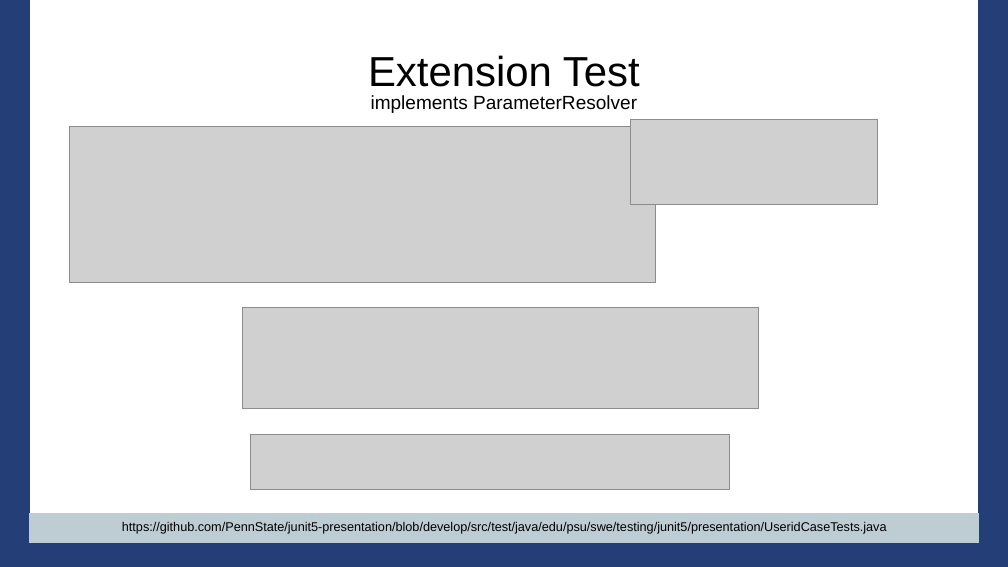
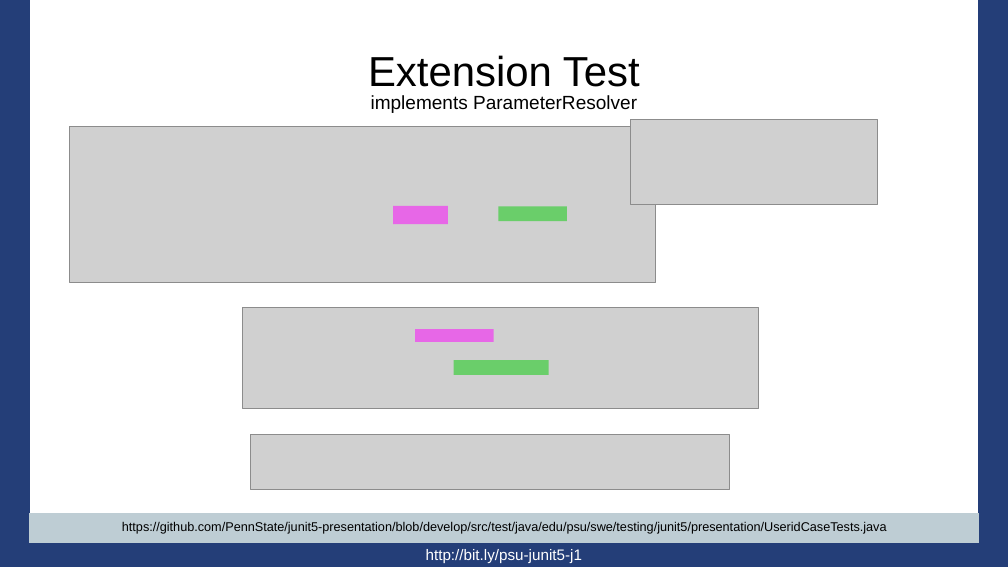
Before and after one commit to PennState/junit5-presentation, a slide deck: slide 54 of src/site/presentation/Junit5_Presentation_JavaOne_2016.odp. Drawn at 1008x567 pixels with LibreOffice and Linux fonts; fonts in the diff are those of the drawing; grey boxes stand for pictures; background and template pictures are left out. Boxes give left, top, right and bottom in pixels: in the first picture for what was removed or moved away, otherwise in the second. Text is boxed around its words. In the diff, an @@ line names an element or a change of style, - is before the commit and + after.

```diff
--- a/src/site/presentation/Junit5_Presentation_JavaOne_2016.odp
+++ b/src/site/presentation/Junit5_Presentation_JavaOne_2016.odp
@@ rectangle added at bbox=[393, 206, 448, 224], fill #FF00FF at 50% opacity @@
@@ rectangle added at bbox=[499, 207, 567, 221], fill #00CC00 at 49% opacity @@
@@ rectangle added at bbox=[415, 329, 494, 342], fill #FF00FF at 50% opacity @@
@@ rectangle added at bbox=[454, 360, 549, 375], fill #00CC00 at 49% opacity @@
@@ text added at bbox=[426, 549, 582, 563], 12 pt, text #FFFFFF @@
+http://bit.ly/psu-junit5-j1
```
Also in this commit, not shown: 74 other slides changed.
